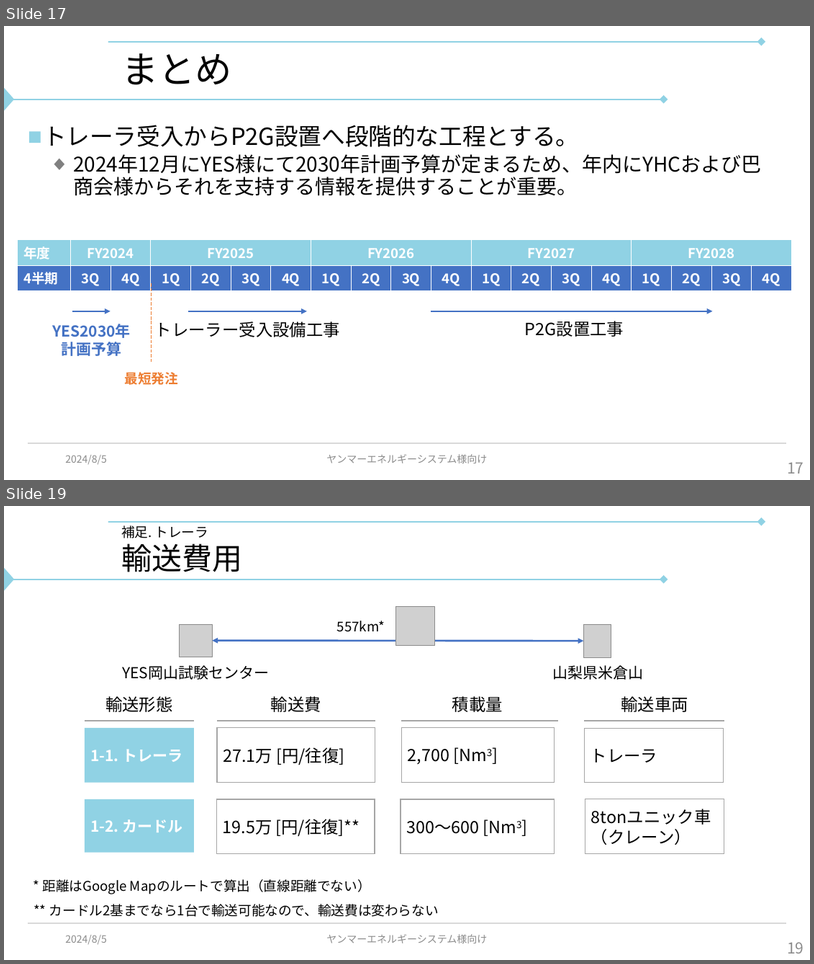
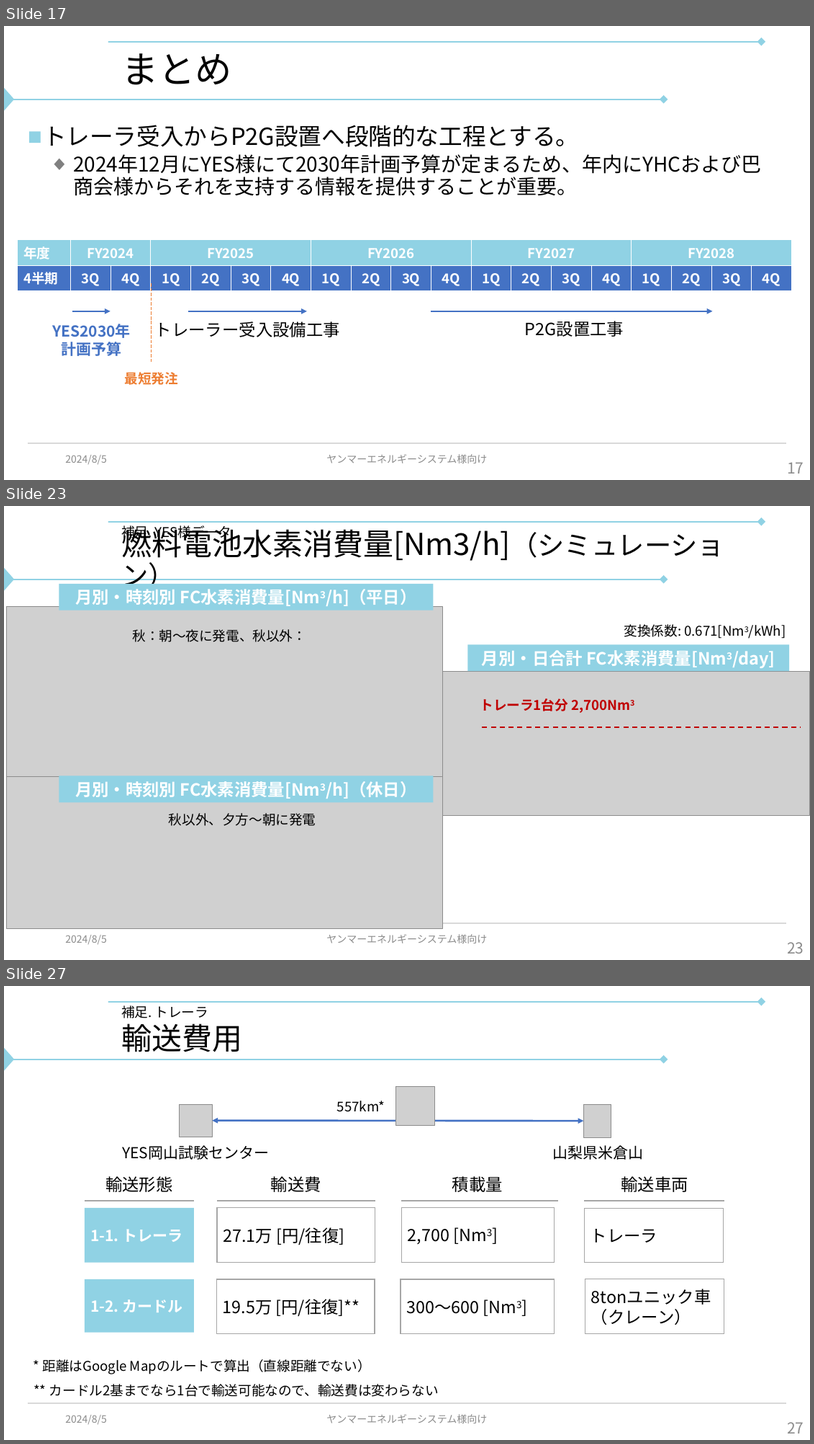
Before and after one commit to watarukumagai-git/opt, a slide deck: yamanashi/y/20240805_ヤンマーエネルギーシステム様_打合せ.pptx. Shown one above the other, each under a label of ours: slides 17 and 19 before the commit, slides 17, 23 and 27 after it; the slides between them are not shown. The pictures are 814x964 and 814x1444 pixels, drawn with LibreOffice and Linux fonts; fonts in the diff are those of the drawing; grey boxes stand for pictures; background and template pictures are left out. Boxes give left, top, right and bottom in pixels: in the first picture for what was removed or moved away, otherwise in the second. Text is boxed around its words. In the diff, an @@ line names an element or a change of style, - is before the commit and + after.

```diff
--- a/yamanashi/y/20240805_ヤンマーエネルギーシステム様_打合せ.pptx
+++ b/yamanashi/y/20240805_ヤンマーエネルギーシステム様_打合せ.pptx
@@ slide 23 added at [4,506,810,960], background #FFFFFF; not listed: 4 template elements that a slide beside it also shows @@
@@ title added at [121,525,725,592], 36 pt, text #000000 @@
+燃料電池水素消費量[Nm3/h]（シミュレーション）
@@ text added at [121,523,232,541], 16 pt, text #000000 @@
+補足. YES様データ
@@ rectangle added at [59,584,434,610], fill #90D2E4, 20 pt, text #FFFFFF, bold @@
+月別・時刻別 FC水素消費量[Nm3/h]（平日）
@@ picture added at [6,606,442,777] @@
@@ text added at [132,629,306,642], 16 pt, text #000000 @@
+秋：朝～夜に発電、秋以外：
@@ text added at [625,624,786,638], 16 pt, text #000000 @@
+変換係数: 0.671[Nm3/kWh]
@@ rectangle added at [468,644,790,671], fill #90D2E4, 20 pt, text #FFFFFF, bold @@
+月別・日合計 FC水素消費量[Nm3/day]
@@ picture added at [442,672,810,816] @@
@@ text added at [480,698,630,713], 16 pt, text #C00000, bold @@
+トレーラ1台分 2,700Nm3
@@ line added from (483, 728) to (801, 728), #C00000 1.5 pt dashed @@
@@ picture added at [6,777,442,928] @@
@@ rectangle added at [59,776,434,803], fill #90D2E4, 20 pt, text #FFFFFF, bold @@
+月別・時刻別 FC水素消費量[Nm3/h]（休日）
@@ text added at [169,813,316,826], 16 pt, text #000000 @@
+秋以外、夕方～朝に発電
@@ text added at [65,934,107,944], 12 pt, text #8C8C8C @@
+2024/8/5
@@ text added at [327,934,487,943], 12 pt, text #8C8C8C @@
+ヤンマーエネルギーシステム様向け
@@ page number added at [787,942,804,953], 18 pt, text #8C8C8C @@
+23
@@ what was slide 19 is now slide 27 @@
@@ page number at [787,1422,804,1433]: text changed @@
-19
+27
```
Also in this commit, not shown: 7 other slides added, 1 other file.
